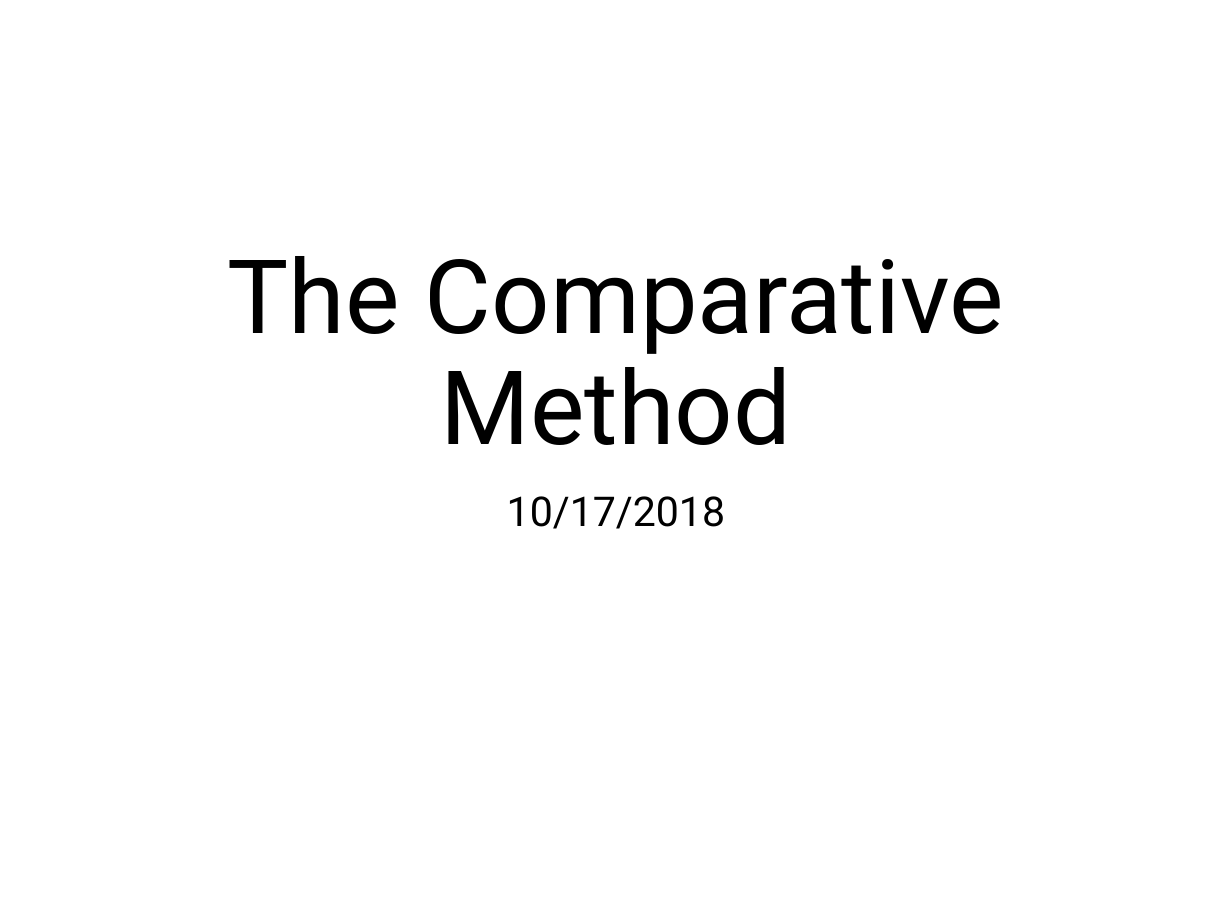
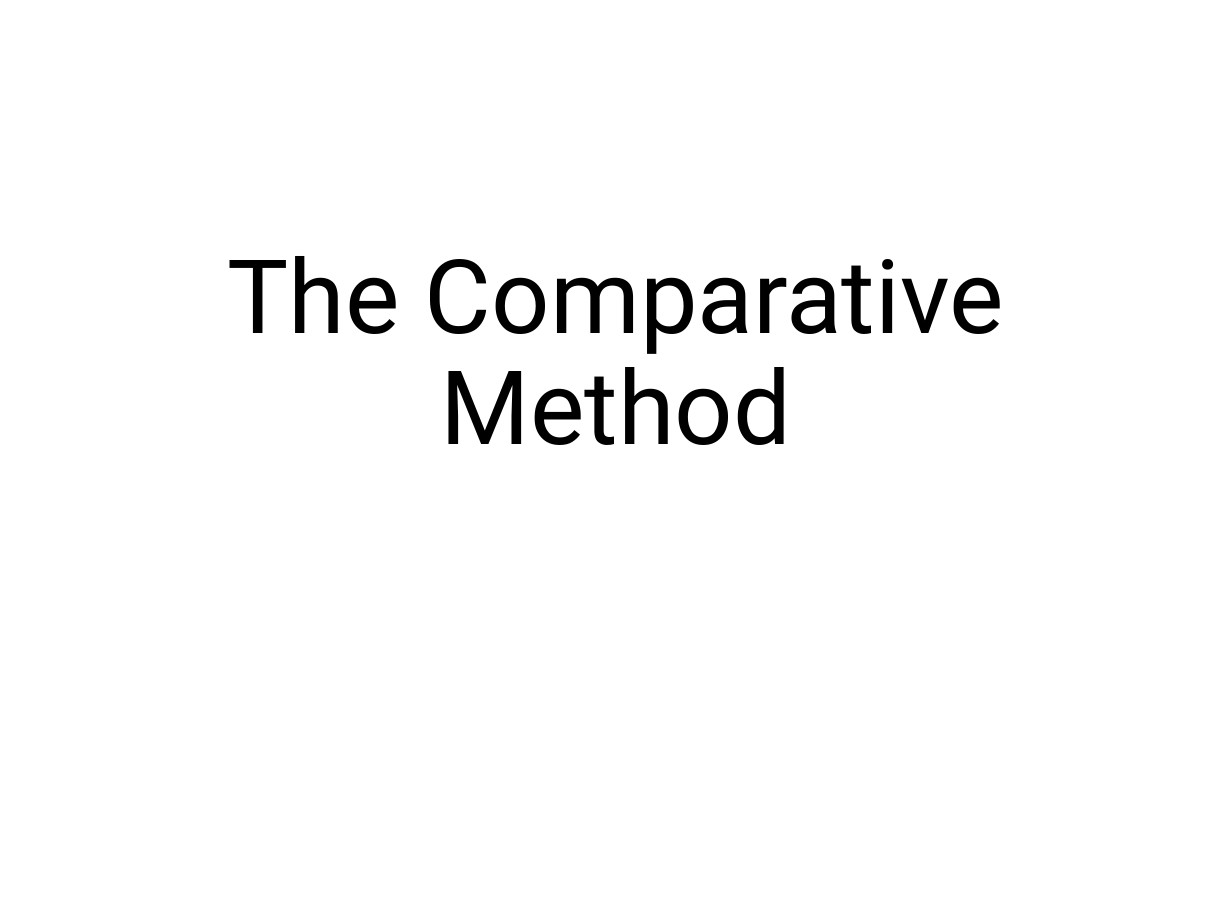
Before and after one commit to uyedaj/macrophy_course, a slide deck: slide 1 of lectures/slides/PGLS&PICs.pptx. Drawn at 1232x924 pixels with LibreOffice and Linux fonts; fonts in the diff are those of the drawing. Boxes give left, top, right and bottom in pixels: in the first picture for what was removed or moved away, otherwise in the second. Text is boxed around its words. In the diff, an @@ line names an element or a change of style, - is before the commit and + after.

Commit message:
Comparative method lecture

```diff
--- a/lectures/slides/PGLS&PICs.pptx
+++ b/lectures/slides/PGLS&PICs.pptx
@@ subtitle removed at box(507, 496, 725, 529) @@
-10/17/2018
```
Also in this commit, not shown: 1 other slide changed, 3 slides added, 2 other files.
